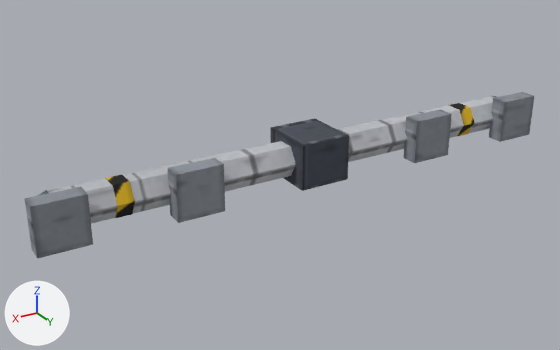
An edit to the OBJ model tenebris-rs/assets/models/ship_thrust_spar.obj, drawn before and after from the same camera.
The view is the same before and after, from a camera (50 mm lens) standing at (4.46, 6.8, 3.22) and looking at (0.33, -0.08, -0.22). The axes (+X, +Y, +Z) are drawn at lower left. The lights are the same throughout. The older version comes first. Where no turn or scale is listed for an object, it has been applied to the vertices.

In view in the first picture: 'mounts', 'root', 'spar', 'stripe'.
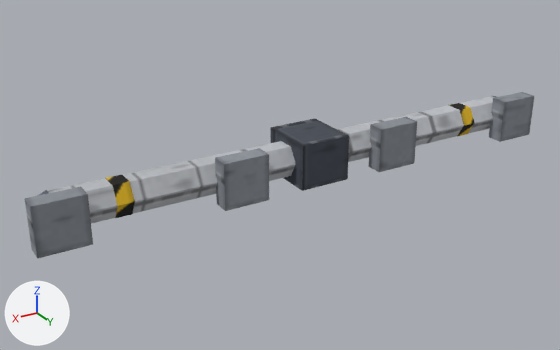
Diff of the bpy script that builds the scene:
```diff
--- a/tenebris-rs/assets/models/ship_thrust_spar.obj.py
+++ b/tenebris-rs/assets/models/ship_thrust_spar.obj.py
@@ me_mounts @@
 me_mounts.from_pydata(...)  # 32 vertices, 24 faces; spans x -3.16..3.16, y 0.16..0.36, z -0.26..0.26
 # used by ob_mounts; location = (0.0, 0.0, 0.0)
+# me_mounts part 1: the loose piece of 8 vertices spanning x -1.77..-1.25, y 0.16..0.36, z -0.26..0.26 is moved by (0.52, 0.0, 0.0)
+# me_mounts part 2: the loose piece of 8 vertices spanning x 1.25..1.77, y 0.16..0.36, z -0.26..0.26 is moved by (-0.52, 0.0, 0.0)
 me_mounts.materials.append(mat_steel)
```

Location of each change, [x1, y1, x2, y2] in pixels of the pictures (560 x 350 px; the box of a moved part takes in the faces that stretch with it):
part 1 of me_mounts, moved or reshaped: before [404, 110, 452, 163]; after [368, 117, 417, 172]
part 2 of me_mounts, moved or reshaped: before [168, 158, 225, 223]; after [215, 148, 269, 211]
